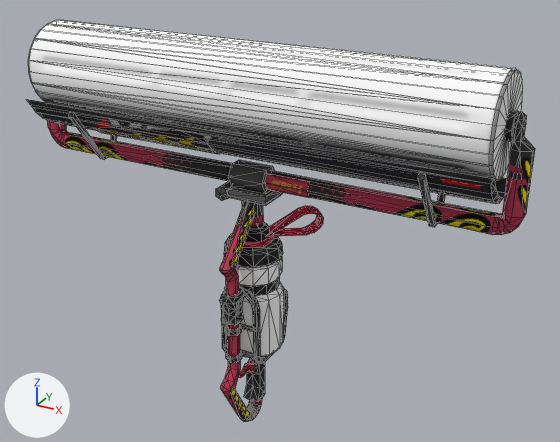
The glTF model glb/Wmn_Roller_Compact_Cstm01.glb: old version first, new version second.
Rendered twice from a camera (50 mm lens) standing at (2.0, -3.33, 2.73) and looking at (0.11, 0.1, 1.01). The lights are fixed; the arrows at lower left show +X, +Y and +Z. The older version comes first. Mesh edges are drawn as thin lines.

In view in the first picture: 'Roll__M_CustomRoll', 'Wmn_Roller_Compact7__M_Sticker', 'Wmn_Roller_Compact__M_CustomBodyCstm', 'Wmn_Roller_Compact__M_CustomBottle', 'Wmn_Roller_Compact__M_CustomRoll'.
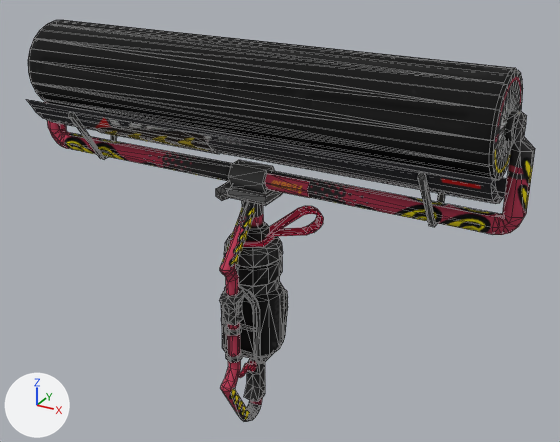
The change, as a diff of the scene's bpy script:
```diff
--- a/glb/Wmn_Roller_Compact_Cstm01.glb.py
+++ b/glb/Wmn_Roller_Compact_Cstm01.glb.py
@@ img_m_customroll_cstm01_alb @@
+img_m_customroll_cstm01_alb = load_image('M_CustomRoll_Cstm01_Alb', '_unpacked/M_CustomRoll_Cstm01_Alb', 512, 512, 'sRGB')
@@ mat_m_custombottle @@
 n0 = _N.new('ShaderNodeBsdfPrincipled'); n0.name = 'Principled BSDF'
-n0.inputs[0].default_value = (1.0, 1.0, 1.0, 1.0)  # 'Base Color', white #ffffff
 n0.inputs[2].default_value = 1.0  # 'Roughness'
 n1 = _N.new('ShaderNodeOutputMaterial'); n1.name = 'Material Output'
+n2 = _N.new('ShaderNodeTexImage'); n2.name = 'Image Texture'
+n2.image = img_m_custombody_cstm01_alb_png
+n3 = _N.new('ShaderNodeNormalMap'); n3.name = 'Normal Map'
+n3.uv_map = 'UVMap'
+n4 = _N.new('ShaderNodeTexImage'); n4.name = 'Image Texture.001'
+n4.image = img_m_custombody_cstm01_nrm_png
 _L.new(n0.outputs[0], n1.inputs[0])  # 'BSDF' to 'Surface'
+_L.new(n2.outputs[0], n0.inputs[0])  # 'Color' to 'Base Color'
+_L.new(n3.outputs[0], n0.inputs[5])  # 'Normal' to 'Normal'
+_L.new(n4.outputs[0], n3.inputs[1])  # 'Color' to 'Color'
@@ mat_m_customroll @@
 n0 = _N.new('ShaderNodeBsdfPrincipled'); n0.name = 'Principled BSDF'
-n0.inputs[0].default_value = (1.0, 1.0, 1.0, 1.0)  # 'Base Color', white #ffffff
 n0.inputs[2].default_value = 1.0  # 'Roughness'
 n1 = _N.new('ShaderNodeOutputMaterial'); n1.name = 'Material Output'
+n3 = _N.new('ShaderNodeTexImage'); n3.name = 'Image Texture'
+n3.image = img_m_customroll_cstm01_alb
 n2 = _N.new('ShaderNodeNormalMap'); n2.name = 'Normal Map'
 n2.uv_map = 'UVMap'
-n3 = _N.new('ShaderNodeTexImage'); n3.name = 'Image Texture'
-n3.image = img_m_customroll_nrm_png
+n4 = _N.new('ShaderNodeTexImage'); n4.name = 'Image Texture.001'
+n4.image = img_m_customroll_nrm_png
 _L.new(n0.outputs[0], n1.inputs[0])  # 'BSDF' to 'Surface'
 _L.new(n2.outputs[0], n0.inputs[5])  # 'Normal' to 'Normal'
-_L.new(n3.outputs[0], n2.inputs[1])  # 'Color' to 'Color'
+_L.new(n3.outputs[0], n0.inputs[0])  # 'Color' to 'Base Color'
+_L.new(n4.outputs[0], n2.inputs[1])  # 'Color' to 'Color'
```

Location of each change, (x1, y1, x2, y2) in pixels of the pictures (560 x 442 px):
'Roll__M_CustomRoll', surface changed (white to black)
    both: (29, 20, 517, 181)
'Wmn_Roller_Compact__M_CustomBottle', surface changed (white to black)
    both: (224, 256, 284, 358)
'Wmn_Roller_Compact__M_CustomRoll', surface changed
    both: (28, 25, 523, 180)
